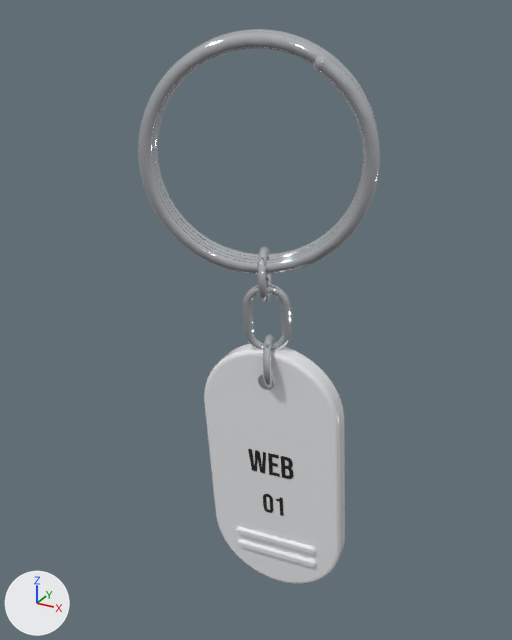
Two versions of the glTF model public/models/web-01.glb, one commit apart.
Rendered twice from a 50 mm camera at (0.04, -0.0715, 0.0161) aimed at (-0.0006, 0.0025, -0.0209). The axes (+X, +Y, +Z) are drawn at lower left. The lights are the same throughout. The older version comes first.

Names of what the first picture shows: 'ChainLink_0', 'CharmBody', 'SplitRing' and 7 more.
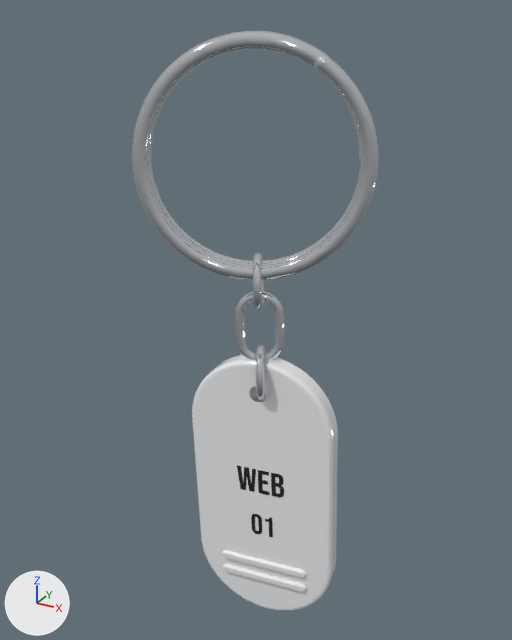
ob_mocha_swing is not drawn itself; it is the parent of ob_mocha_spin.
ob_mocha_spin is not drawn itself; it is the parent of ob_mocha_content.
ob_hang_cmv4qyf433r is not drawn itself; it is the parent of ob_chain, ob_charm_cmv4qyf433r.
ob_charm_cmv4qyf433r is not drawn itself; it is the parent of ob_body.

What changed in the scene script:
```text
Change ob_mocha_swing:
    ob_mocha_swing.rotation_euler: (0.0887, -0.0211, -0.00187) -> (0.00504, -0.0346, -0.000163)  # degrees (5.1, -1.2, -0.1) -> degrees (0.3, -2, -0)
Change ob_mocha_spin:
    ob_mocha_spin.rotation_euler: (0.0, 0.0, 0.00653) -> (0.0, 0.0, 0.0727)  # degrees (0, 0, 0.4) -> degrees (0, 0, 4.2)
Change ob_hang_cmv4qyf433r:
    ob_hang_cmv4qyf433r.rotation_euler: (-0.0368, 0.0, 0.0) -> (-0.0191, 0.0, 0.0)  # degrees (-2.1, 0, 0) -> degrees (-1.1, 0, 0)
Change ob_charm_cmv4qyf433r:
    ob_charm_cmv4qyf433r.rotation_euler: (0.0, 0.0, -0.311) -> (0.0, 0.0, -0.345)  # degrees (0, 0, -18) -> degrees (0, 0, -20)
```

What differs and where, as boxes (x1, y1, x2, y2) in the pictures (512 x 640 px):
'CharmBody', turned: before (204, 344, 345, 584); after (192, 355, 338, 611)
'SplitRing', turned: before (138, 29, 380, 274); after (132, 31, 379, 281)
'ChainLink_0', turned: before (243, 284, 291, 350); after (235, 291, 284, 360)
'Text_title', turned: before (248, 449, 293, 479); after (237, 466, 284, 497)
'Rib_1', turned: before (236, 527, 316, 554); after (222, 550, 306, 578)
'Rib_0', turned: before (237, 539, 316, 567); after (223, 564, 306, 592)
'JumpRing', turned: before (257, 246, 272, 303); after (252, 253, 264, 311)
'JumpRingEnd', turned: before (263, 334, 275, 388); after (256, 345, 266, 400)
'Text_num', turned: before (263, 494, 284, 516); after (251, 514, 273, 537)
'SplitRing.002', turned: before (313, 55, 328, 72); after (314, 54, 329, 71)
